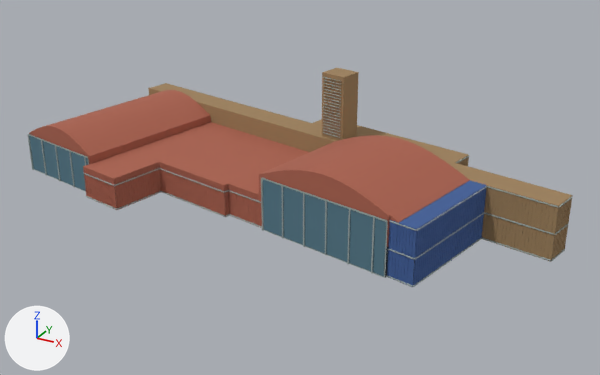
A saved change to the glTF model public/canal-drive/models/pllek.glb.
Camera for both pictures: a 50 mm camera at (40.2, -70.0, 36.3) aimed at (3.1, -2.4, 2.5). Every picture has the same lights, and +X, +Y and +Z are marked at lower left. The older version comes first. Where no turn or scale is listed for an object, it has been applied to the vertices. Vertices at exactly the same position are counted once.

Objects in the first picture: 'pllek'.
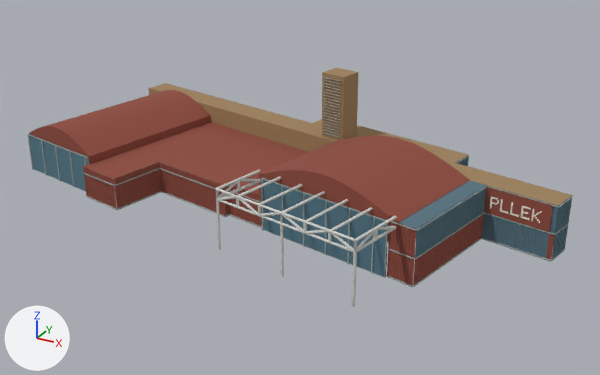
Where the newer file only moved an object's origin or applied its transform, the numbers keep the older frame.

The change, as a diff of the scene's bpy script:
```diff
--- a/public/canal-drive/models/pllek.glb.py
+++ b/public/canal-drive/models/pllek.glb.py
@@ mat_red @@
 mat_red = principled_material('red')
-mat_red.base_color = (0.413, 0.122, 0.0762)  # brown #ac624e
+mat_red.base_color = (0.275, 0.0685, 0.0452)  # red #8f4a3c
 mat_red.roughness = 0.9
@@ mat_blue @@
 mat_blue = principled_material('blue')
-mat_blue.base_color = (0.0497, 0.114, 0.323)  # blue #3f5f9a
+mat_blue.base_color = (0.0908, 0.171, 0.216)  # blue #557380
 mat_blue.roughness = 0.9
@@ mat_concrete @@
+mat_concrete = principled_material('concrete')
+mat_concrete.base_color = (0.658, 0.665, 0.631)  # light grey #d4d5d0
+mat_concrete.roughness = 0.9
@@ mat_white @@
+mat_white = principled_material('white')
+mat_white.base_color = (0.863, 0.815, 0.708)  # white #efe9db
+mat_white.roughness = 0.9
@@ me_pllek @@
 # used by ob_pllek; location = (-0.04, 0.4, 6.28)
-me_pllek.from_pydata(...)  # 4246 vertices, 6573 faces; spans x -28.9..28.9, y -12.0..12.0, z -6.3..6.3
+me_pllek.from_pydata(...)  # 6126 vertices, 11006 faces; spans x -28.9..28.9, y -17.2..12.0, z -6.3..6.3
+# me_pllek part 1: the loose piece of 8 vertices spanning x 28.2, y -1.6, z -6.3..-0.7 is scaled about its middle by (2.56, 1.47, 0.0267), then moved by (-6.2, 1.1, 1.8), in mat_white (white #efe9db)
+# me_pllek part 2: 71 vertices moved within x -24.6..28.3, y -12.0..12.0, z -6.3..-0.7; 217 vertices removed from x -28.8..28.8, y -11.9..12.0, z -6.3..-0.7; 1873 vertices added at x -28.8..28.8, y -17.2..12.0, z -6.3..0.0
+# other edits to the shape of me_pllek do not show in these pictures
 me_pllek.materials.append(mat_dark)
@@ me_pllek @@
 me_pllek.materials.append(mat_glass)
+me_pllek.materials.append(mat_white)  # white #efe9db
+me_pllek.materials.append(mat_concrete)  # light grey #d4d5d0
```

Changed parts and their boxes [x1, y1, x2, y2] in the pictures (600 x 375 px; the box of a moved part takes in the faces that stretch with it):
'pllek', recoloured, reshaped
    before: [27, 68, 573, 287]
    after: [27, 68, 573, 308]
part 1 of me_pllek, moved or reshaped (not visible afterwards)
    before: [550, 206, 559, 262]
part 2 of me_pllek, built on
    before: [83, 86, 573, 285]
    after: [83, 88, 572, 308]
